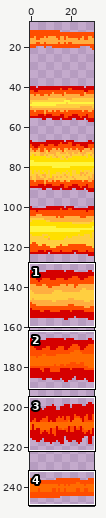
Sprite sheet, stored at assets/effectLedakan/right.png. Above: a wide view before the commit, with the close-up outlined.
Close-up. Before the edit:
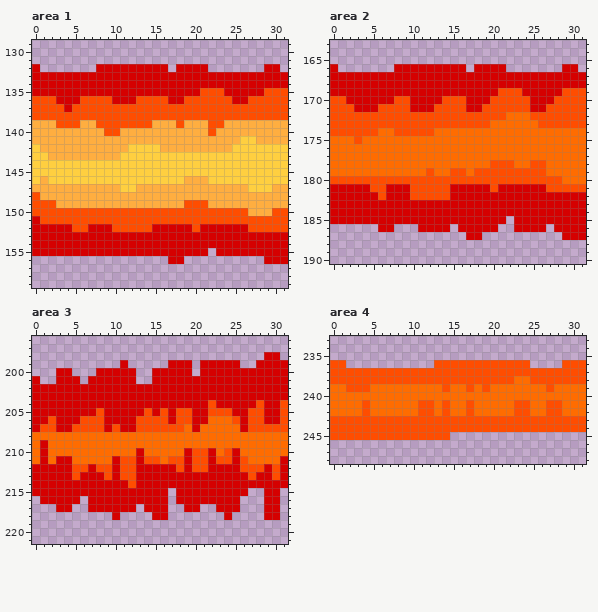
The file is 32x256 pixels. Shown: area 1: x 0..31, y 129..159; area 2: x 0..31, y 163..190; area 3: x 0..31, y 196..221; area 4: x 0..31, y 233..248. The wide view leaves out empty margins. The commit also changed other parts of the picture, which this record leaves out.
The same view after the edit:
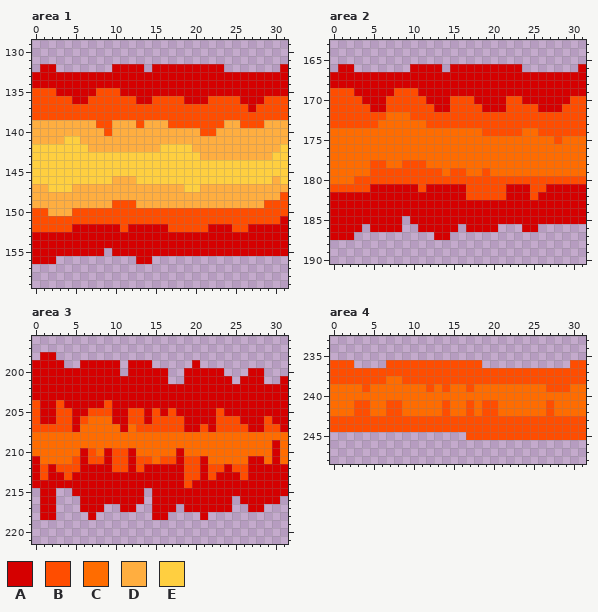
Palette (. is transparent): A #d50000  B #ff4d00  C #ff6c00  D #ffae40  E #ffcf40
Change:
--- area 1
@@ x 0..31 @@
 131 ................................
-132 A.......AAAAAAAAA.AAAA.......AA.
+132 .AA.......AAAA.AAAAAAAAA.......A
 133 AAAAAAAAAAAAAAAAAAAAAAAAAAAAAAAA
 134 AAAAAAAAAAAAAAAAAAAAAAAAAAAAAAAA
-135 AAAAAAAAAAAAAAAAAAAAABBBAAAAABBB
-136 BBBAAABBBBAAABBBBAABBBBBBAABBBBB
-137 BBBBABBBBBBBBBBBBBBBBBBBBBBBBBBB
+135 BBBAAAAABBBAAAAAAAAAAAAAAAAAAAAA
+136 BBBBBAABBBBBBAABBBBAAABBBBAAABBB
+137 BBBBBBBBBBBBBBBBBBBBBBBBBBBABBBB
 138 BBBBBBBBBBBBBBBBBBBBBBBBBBBBBBBB
-139 DDDBBBDDBBBBBBBDDDBDDDBBDDDDDDDD
-140 DDDDDDDDDBBDDDDDDDDDDDBDDDDDDDDD
-141 DDDDDDDDDDDDDDDDDDDDDDDDDDEEDDDD
-142 EDDDDDDDDDDDEEEEDDDDDDDDDEEEEEEE
-143 EEDDDDDDDDDEEEEEEEEEEEEEEEEEEEEE
+139 DDDDDDDDBBDDDBDDDBBBBBBBDDBBBDDD
+140 DDDDDDDDDBDDDDDDDDDDDBBDDDDDDDDD
+141 DDDDEEDDDDDDDDDDDDDDDDDDDDDDDDDD
+142 EEEEEEEDDDDDDDDDEEEEDDDDDDDDDDDE
+143 EEEEEEEEEEEEEEEEEEEEEDDDDDDDDDEE
 144 EEEEEEEEEEEEEEEEEEEEEEEEEEEEEEEE
 145 EEEEEEEEEEEEEEEEEEEEEEEEEEEEEEEE
-146 EDEEEEEEEEEEEEEEEEEDDDEEEEEEEEEE
-147 DDDDDDDDDDDEEDDDDDDDDDDDDDDEEEDD
-148 BDDDDDDDDDDDDDDDDDDDDDDDDDDDDDDD
-149 BBBDDDDDDDDDDDDDDDDBBBDDDDDDDDDD
-150 BBBBBBBBBBBBBBBBBBBBBBBBBBBDDDBB
-151 ABBBBBBBBBBBBBBBBBBBBBBBBBBBBBBB
-152 AAAAABBAAABBBBBAAAAABAAAAAABBBBB
+146 EEEEEEEEEEDDDEEEEEEEEEEEEEEEEEDE
+147 DDEEEDDDDDDDDDDDDDDEEDDDDDDDDDDD
+148 DDDDDDDDDDDDDDDDDDDDDDDDDDDDDDDB
+149 DDDDDDDDDDBBBDDDDDDDDDDDDDDDDBBB
+150 BBDDDBBBBBBBBBBBBBBBBBBBBBBBBBBB
+151 BBBBBBBBBBBBBBBBBBBBBBBBBBBBBBBA
+152 BBBBBAAAAAABAAAAABBBBBAAABBAAAAA
 153 AAAAAAAAAAAAAAAAAAAAAAAAAAAAAAAA
 154 AAAAAAAAAAAAAAAAAAAAAAAAAAAAAAAA
-155 AAAAAAAAAAAAAAAAAAAAAA.AAAAAAAAA
-156 .................AA..........AAA
+155 AAAAAAAAA.AAAAAAAAAAAAAAAAAAAAAA
+156 AAA..........AA.................
 157 ................................
--- area 2
@@ x 0..31 @@
 165 ................................
-166 A.......AAAAAAAAA.AAAA.......AA.
+166 .AA.......AAAA.AAAAAAAAA.......A
 167 AAAAAAAAAAAAAAAAAAAAAAAAAAAAAAAA
 168 AAAAAAAAAAAAAAAAAAAAAAAAAAAAAAAA
-169 AAAAAAAAAAAAAAAAAAAAABBBAAAAABBB
-170 BBAAAAAABBAAAABBBAAABBBBBAAABBBB
-171 BBBAAABBBBAAABBBBAABBBBBBAABBBBB
-172 BBBBBBBBBBBBBBBBBBBBBBCCCBBBBBBB
-173 BBBBBBBBBBBBBBBBBBBBCCCCCCBBBBBB
-174 BBBBBBCCBBBBBCCCCCCCCCCCCCCCCCCC
-175 CCCBCCCCCCCCCCCCCCCCCCCCCCCCCCCC
+169 BBBAAAAABBBAAAAAAAAAAAAAAAAAAAAA
+170 BBBBAAABBBBBAAABBBAAAABBAAAAAABB
+171 BBBBBAABBBBBBAABBBBAAABBBBAAABBB
+172 BBBBBBBCCCBBBBBBBBBBBBBBBBBBBBBB
+173 BBBBBBCCCCCCBBBBBBBBBBBBBBBBBBBB
+174 CCCCCCCCCCCCCCCCCCCBBBBBCCBBBBBB
+175 CCCCCCCCCCCCCCCCCCCCCCCCCCCCBCCC
 176 CCCCCCCCCCCCCCCCCCCCCCCCCCCCCCCC
 177 CCCCCCCCCCCCCCCCCCCCCCCCCCCCCCCC
-178 CCCCCCCCCCCCCCCCCCCCBBBCCBBCCCCC
-179 CCCCCCCCCCCCBCCBBCBBBBBBBBBCCCCC
-180 BBBBBBBBBBBBBBBBBBBBBBBBBBBBBCCC
-181 AAAAABBAAABBBBBAAAAABAAAAAABBBBB
-182 AAAAAABAAABBBBBAAAAAAAAAAAAAAAAA
+178 CCCCCBBCCBBBCCCCCCCCCCCCCCCCCCCC
+179 CCCCCBBBBBBBBBCBBCCBCCCCCCCCCCCC
+180 CCCBBBBBBBBBBBBBBBBBBBBBBBBBBBBB
+181 BBBBBAAAAAABAAAAABBBBBAAABBAAAAA
+182 AAAAAAAAAAAAAAAAABBBBBAAABAAAAAA
 183 AAAAAAAAAAAAAAAAAAAAAAAAAAAAAAAA
 184 AAAAAAAAAAAAAAAAAAAAAAAAAAAAAAAA
-185 AAAAAAAAAAAAAAAAAAAAAA.AAAAAAAAA
-186 ......AA...AAAA.AAAAA..AAAA.AAAA
-187 .................AA..........AAA
+185 AAAAAAAAA.AAAAAAAAAAAAAAAAAAAAAA
+186 AAAA.AAAA..AAAAA.AAAA...AA......
+187 AAA..........AA.................
 188 ................................
--- area 3
@@ x 0..31 @@
 197 ................................
-198 .............................AA.
-199 ...........A.....AAA.AAAAA..AAAA
-200 ...AA...AAAAA..AAAAA.AAAAAAAAAAA
-201 A..AAA.AAAAAA..AAAAAAAAAAAAAAAAA
+198 .AA.............................
+199 AAAA..AAAAA.AAA.....A...........
+200 AAAAAAAAAAA.AAAAA..AAAAA...AA...
+201 AAAAAAAAAAAAAAAAA..AAAAAA.AAA..A
 202 AAAAAAAAAAAAAAAAAAAAAAAAAAAAAAAA
 203 AAAAAAAAAAAAAAAAAAAAAAAAAAAAAAAA
-204 AAAAAAAAAAAAAAAAAAAAAABAAAAABAAB
-205 AAAAAAAABAAAAABABABBAABBBAABBAAB
-206 AABAAABBBAAAABBBBABBAACCCBABBAAB
-207 ABBAABBBBABAABBBBBBCACCCCCABBBBB
+204 BAABAAAAABAAAAAAAAAAAAAAAAAAAAAA
+205 BAABBAABBBAABBABABAAAAABAAAAAAAA
+206 BAABBABCCCAABBABBBBAAAABBBAAABAA
+207 BBBBBACCCCCACBBBBBBAABABBBBAABBA
 208 CCCCCCCCCCCCCCCCCCCCCCCCCCCCCCCC
-209 CACCCCCCCCCCCCCCCCCCCCCCCCCCCCCC
-210 CACCCCCCCCCCCACCCCCABBACBACCCCCC
-211 CACAACCCCCABBABBCBBABBABBABCCCCA
-212 AAAAABBABBABBAAAAABABBAAAABBBABA
-213 AAAAABAAABABBAAAAAAAAAAAAAABAABA
-214 AAAAAAAAAAAABAAAAAAAAAAAAAAAAAAA
-215 AAAAAAAAAAAAAAAAA.AAAAAAAAA..AA.
-216 .AAAAA.AAAAAAAAAA.AAAAAAAA...AA.
-217 ...AA..AAAAAA.AAA..AA..AAA...AA.
-218 ..........A....AA.......A....AA.
+209 CCCCCCCCCCCCCCCCCCCCCCCCCCCCCCAC
+210 CCCCCCABCABBACCCCCACCCCCCCCCCCAC
+211 ACCCCBABBABBABBCBBABBACCCCCAACAC
+212 ABABBBAAAABBABAAAAABBABBABBAAAAA
+213 ABAABAAAAAAAAAAAAAABBABAAABAAAAA
+214 AAAAAAAAAAAAAAAAAAABAAAAAAAAAAAA
+215 .AA..AAAAAAAAA.AAAAAAAAAAAAAAAAA
+216 .AA...AAAAAAAA.AAAAAAAAAA.AAAAA.
+217 .AA...AAA..AA..AAA.AAAAAA..AA...
+218 .AA....A.......AA....A..........
 219 ................................
--- area 4
@@ x 0..31 @@
 235 ................................
-236 BB...........BBBBBBBBBBBB....BBB
+236 BBB....BBBBBBBBBBBB...........BB
 237 BBBBBBBBBBBBBBBBBBBBBBBBBBBBBBBB
-238 BBBBBBBBBBBBBBBBBBBBBBBCCBBBBBBB
-239 CCBBBCCCCCCCCCBCCBCBCCCCCCCBCCCC
+238 BBBBBBBCCBBBBBBBBBBBBBBBBBBBBBBB
+239 CCCCBCCCCCCCBCBCCBCCCCCCCCCBBBCC
 240 CCCCCCCCCCCCCCCCCCCCCCCCCCCCCCCC
-241 CCCCBCCCCCCBBCBCCBCCCCCBBCCBBCCC
-242 CCCCBCCCCCCBBCBCCBCCCCCBBCCBBCCC
+241 CCCBBCCBBCCCCCBCCBCBBCCCCCCBCCCC
+242 CCCBBCCBBCCCCCBCCBCBBCCCCCCBCCCC
 243 BBBBBBBBBBBBBBBBBBBBBBBBBBBBBBBB
 244 BBBBBBBBBBBBBBBBBBBBBBBBBBBBBBBB
-245 BBBBBBBBBBBBBBB.................
+245 .................BBBBBBBBBBBBBBB
 246 ................................
